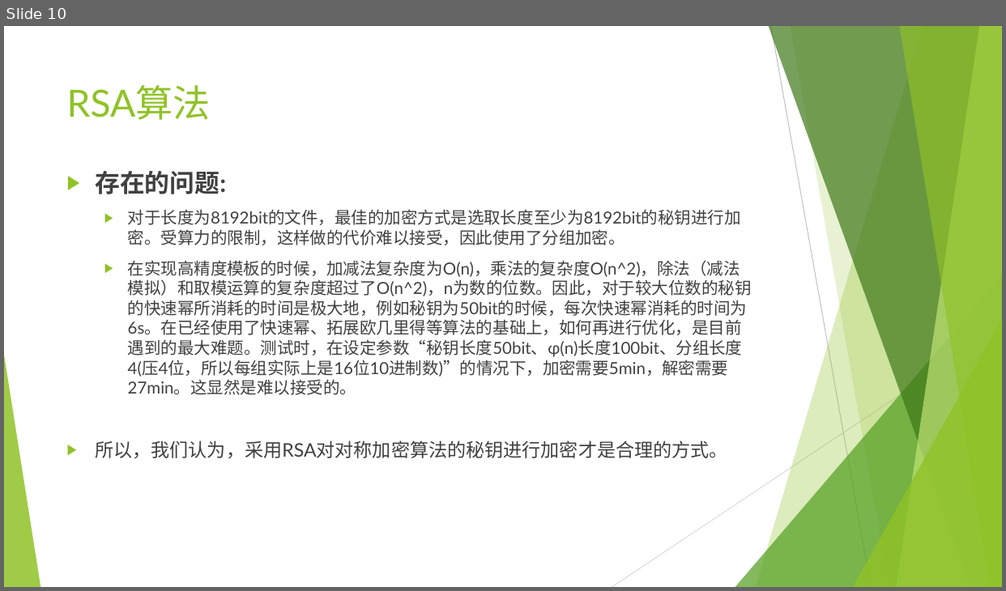
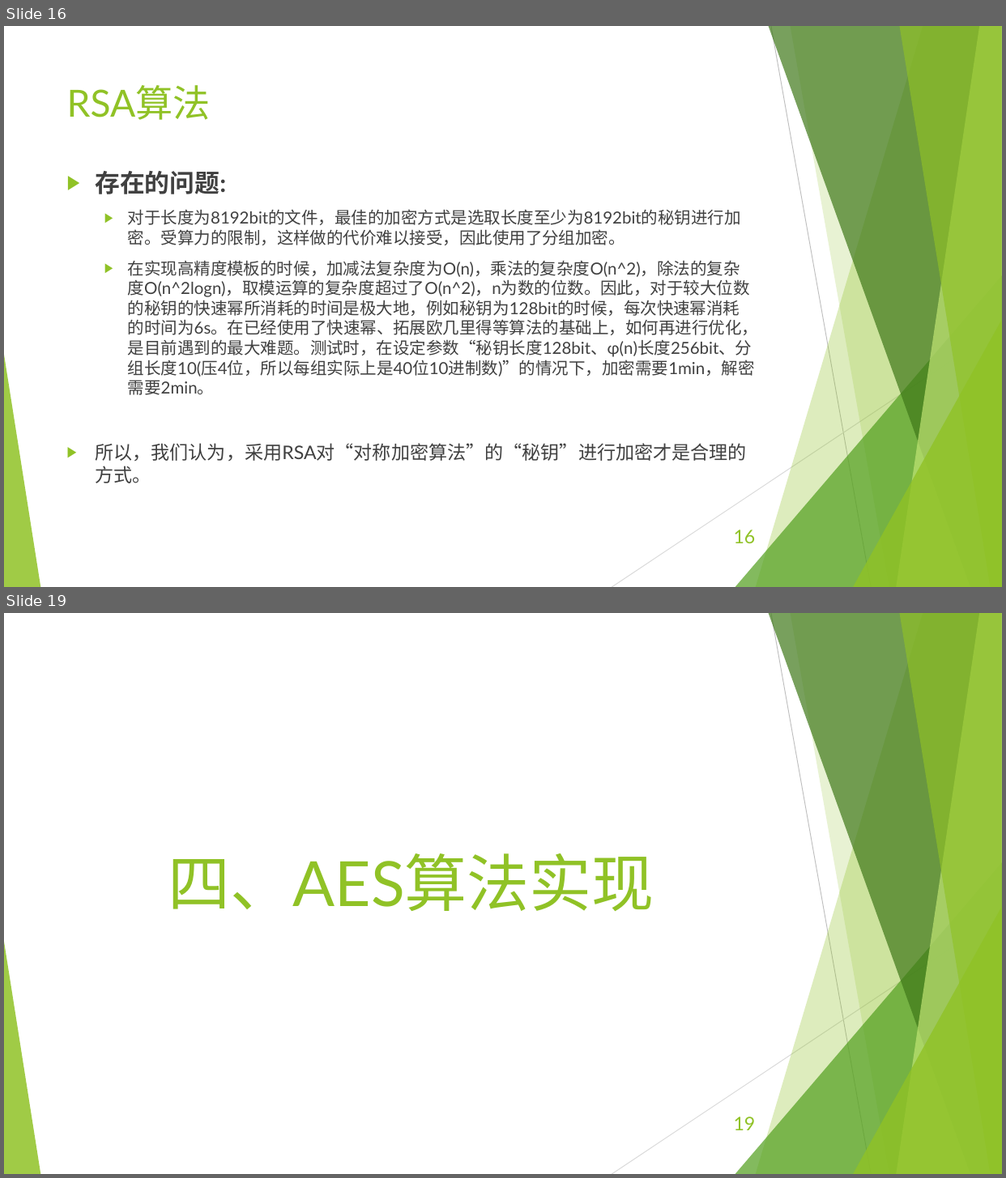
Before and after one commit to EECodingPresentation/project2, a slide deck: 展示报告.pptx. Shown one above the other, each under a label of ours: slide 10 before the commit, slides 16 and 19 after it; the slides between them are not shown. The pictures are 1006x591 and 1006x1178 pixels, drawn with LibreOffice and Linux fonts; fonts in the diff are those of the drawing. Boxes give left, top, right and bottom in pixels: in the first picture for what was removed or moved away, otherwise in the second. Text is boxed around its words. In the diff, an @@ line names an element or a change of style, - is before the commit and + after.

```diff
--- a/展示报告.pptx
+++ b/展示报告.pptx
@@ slide 19 added at (4,613,1002,1174), background #FFFFFF; not listed: 10 template elements that a slide beside it also shows @@
@@ title added at (168,854,654,911), 60 pt, text #90C226 @@
+四、AES算法实现
@@ page number added at (734,1117,756,1131), 18 pt, text #90C226 @@
+19
@@ what was slide 10 is now slide 16 @@
@@ slide 16 changed as well @@
@@ text at (95,260,759,484): text changed @@
-  ▶ 在实现高精度模板的时候，加减法复杂度为O(n)，乘法的复杂度O(n^2)，除法（减法模拟）和取模运算的复杂度超过了O(n^2)，n为数的位数。因此，对于较大位数的秘钥的快速幂所消耗的时间是极大地，例如秘钥为50bit的时候，每次快速幂消耗的时间为6s。在已经使用了快速幂、拓展欧几里得等算法的基础上，如何再进行优化，是目前遇到的最大难题。测试时，在设定参数“秘钥长度50bit、φ(n)长度100bit、分组长度4(压4位，所以每组实际上是16位10进制数)”的情况下，加密需要5min，解密需要27min。这显然是难以接受的。
-▶ 所以，我们认为，采用RSA对对称加密算法的秘钥进行加密才是合理的方式。
+  ▶ 在实现高精度模板的时候，加减法复杂度为O(n)，乘法的复杂度O(n^2)，除法的复杂度O(n^2logn)，取模运算的复杂度超过了O(n^2)，n为数的位数。因此，对于较大位数的秘钥的快速幂所消耗的时间是极大地，例如秘钥为128bit的时候，每次快速幂消耗的时间为6s。在已经使用了快速幂、拓展欧几里得等算法的基础上，如何再进行优化，是目前遇到的最大难题。测试时，在设定参数“秘钥长度128bit、φ(n)长度256bit、分组长度10(压4位，所以每组实际上是40位10进制数)”的情况下，加密需要1min，解密需要2min。
+▶ 所以，我们认为，采用RSA对“对称加密算法”的“秘钥”进行加密才是合理的方式。
@@ page number added at (734,530,756,544), 18 pt, text #90C226 @@
+16
```
Also in this commit, not shown: 9 other slides changed, 11 other slides added, 3 other files.
